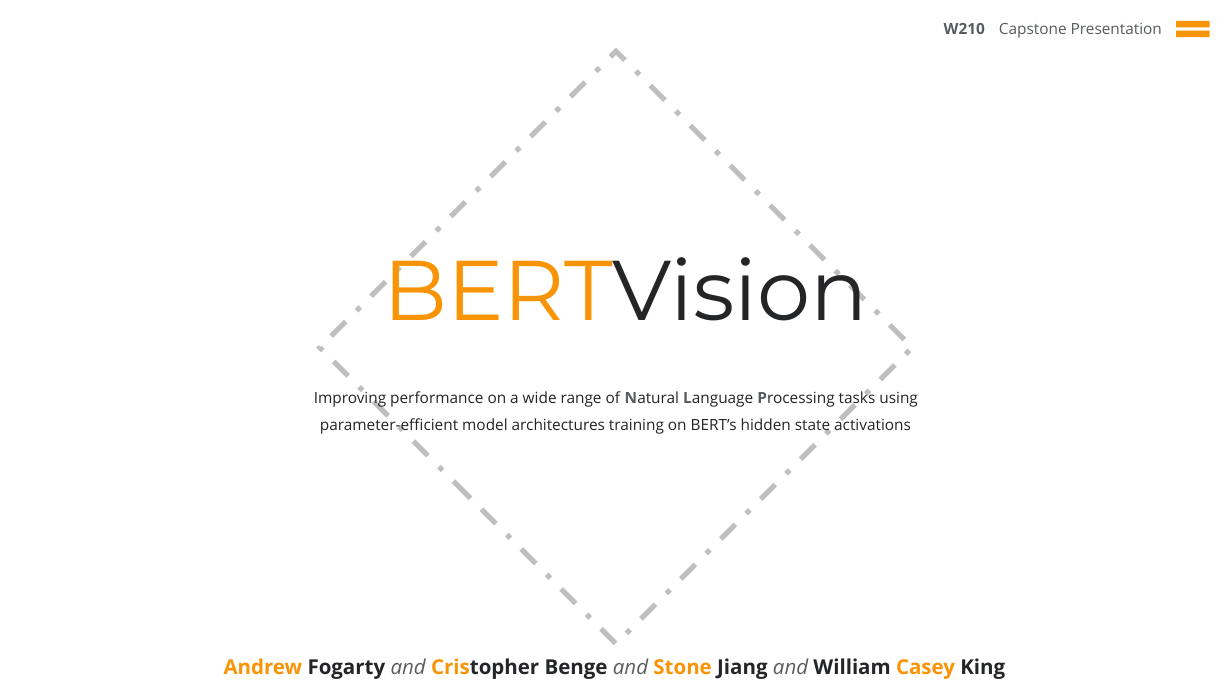
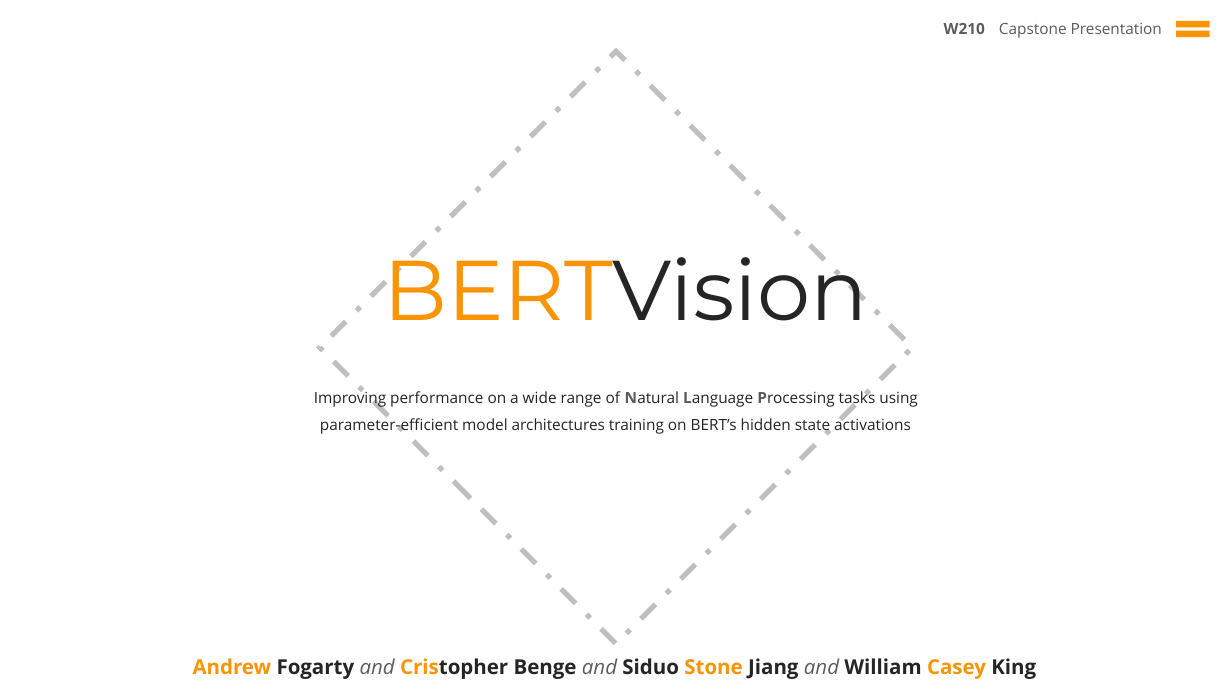
Before and after one commit to cbenge509/BERTVision, a slide deck: slide 1 of presentation/capstone/final presentation/capstone__jiang_benge_fogarty_king__final_presentation.pptx. Drawn at 1232x693 pixels with LibreOffice and Linux fonts; fonts in the diff are those of the drawing; background and template pictures are left out. Boxes give left, top, right and bottom in pixels: in the first picture for what was removed or moved away, otherwise in the second. Text is boxed around its words. In the diff, an @@ line names an element or a change of style, - is before the commit and + after.

```diff
--- a/presentation/capstone/final presentation/capstone__jiang_benge_fogarty_king__final_presentation.pptx
+++ b/presentation/capstone/final presentation/capstone__jiang_benge_fogarty_king__final_presentation.pptx
@@ text at (193,658,1036,679): text changed @@
-Andrew Fogarty and Cristopher Benge and Stone Jiang and William Casey King
+Andrew Fogarty and Cristopher Benge and Siduo Stone Jiang and William Casey King
```
Also in this commit, not shown: 2 other slides changed.
